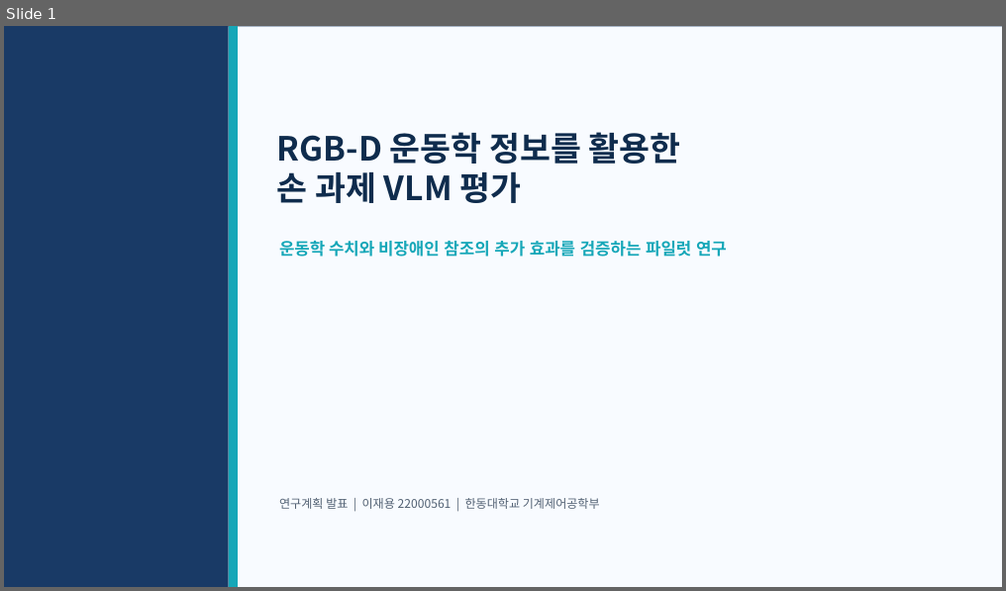
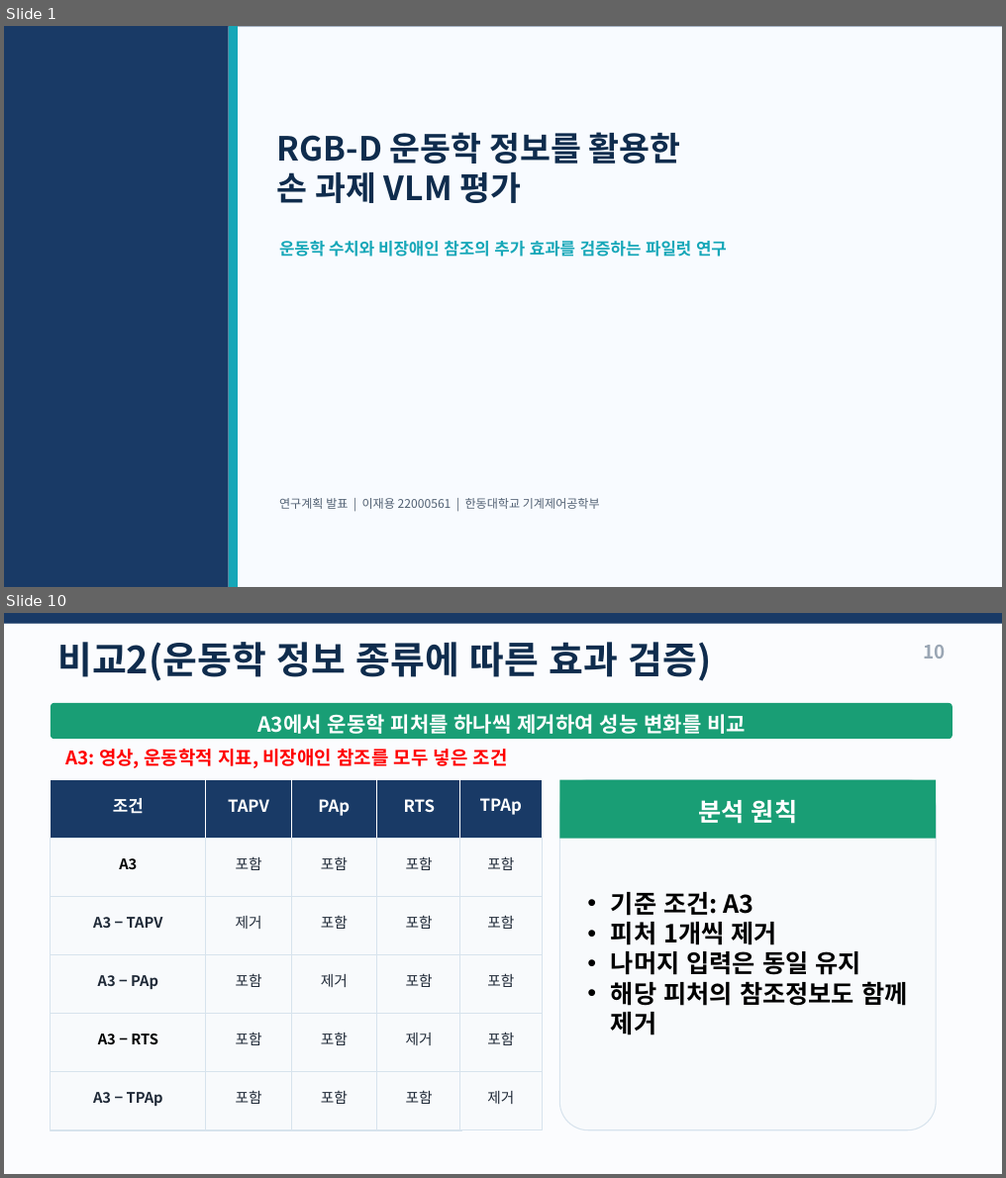
Before and after one commit to passtock/casstone, a slide deck: capstone/손과제_VLM_연구계획_0914.pptx. Shown one above the other, each under a label of ours: slide 1 before the commit, slides 1 and 10 after it; the slides between them are not shown. The pictures are 1006x591 and 1006x1178 pixels, drawn with LibreOffice and Linux fonts; fonts in the diff are those of the drawing. Boxes give left, top, right and bottom in pixels: in the first picture for what was removed or moved away, otherwise in the second. Text is boxed around its words. In the diff, an @@ line names an element or a change of style, - is before the commit and + after.

```diff
--- a/capstone/손과제_VLM_연구계획_0914.pptx
+++ b/capstone/손과제_VLM_연구계획_0914.pptx
@@ slide 10 added at (4,613,1002,1174), background #FBFCFE @@
@@ rectangle added at (4,613,1002,624), fill #193A66 @@
@@ text added at (57,642,712,681), 36 pt, text #0F2C4D, bold @@
+비교2(운동학 정보 종류에 따른 효과 검증)
@@ text added at (923,645,944,659), 18 pt, text #9AA6B4, bold @@
+10
@@ rounded rectangle added at (51,703,952,739), fill #199E75 @@
@@ text added at (257,714,746,734), 20 pt, text #FFFFFF, bold @@
+A3에서 운동학 피처를 하나씩 제거하여 성능 변화를 비교
@@ text added at (66,749,508,768), 18 pt, text #FF0000, bold @@
+A3: 영상, 운동학적 지표, 비장애인 참조를 모두 넣은 조건
@@ group added at (560,780,936,1131): 2 texts, 1 rounded rectangle, 1 rectangle @@
+분석 원칙
+• 기준 조건: A3
+• 피처 1개씩 제거
+• 나머지 입력은 동일 유지
+• 해당 피처의 참조정보도 함께 제거
@@ group added at (51,779,542,1131): 30 rectangles, 30 texts @@
+조건
+A3
+A3 − TAPV
+A3 − PAp
+A3 − RTS
+A3 − TPAp
+TAPV
+포함
+제거
+포함
+포함
+포함
+PAp
+포함
+포함
+제거
+포함
+포함
+RTS
+포함
+포함
+포함
+제거
+포함
+TPAp
+포함
+포함
+포함
+포함
+제거
```
Also in this commit, not shown: 6 slides changed, 3 other slides added, 2 slides removed, 4 other files.
